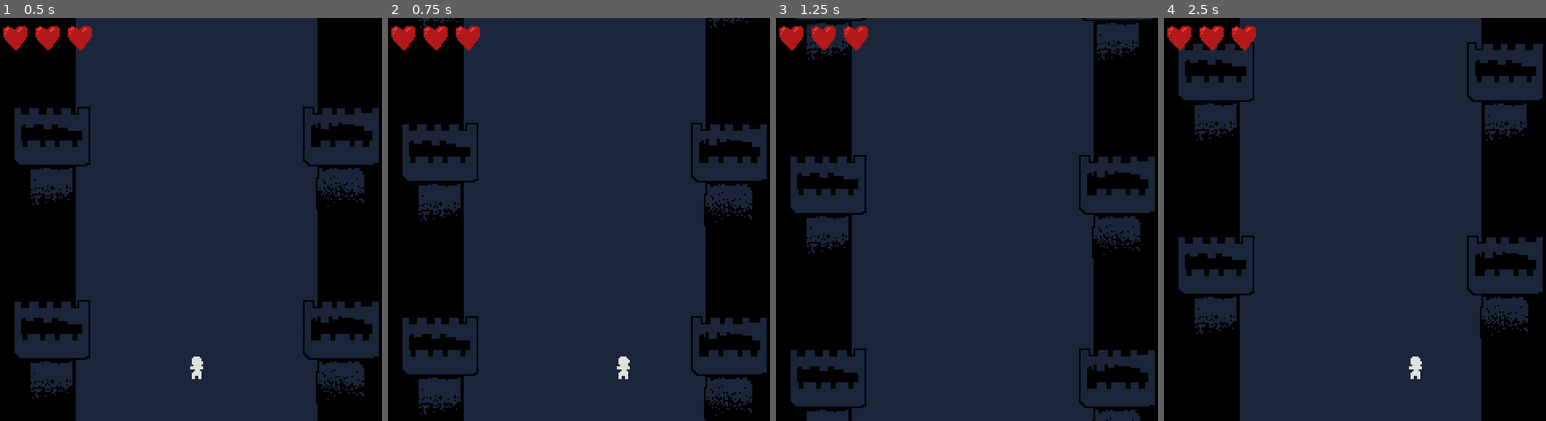
Above: before the commit, frames 1-4 (left to right).
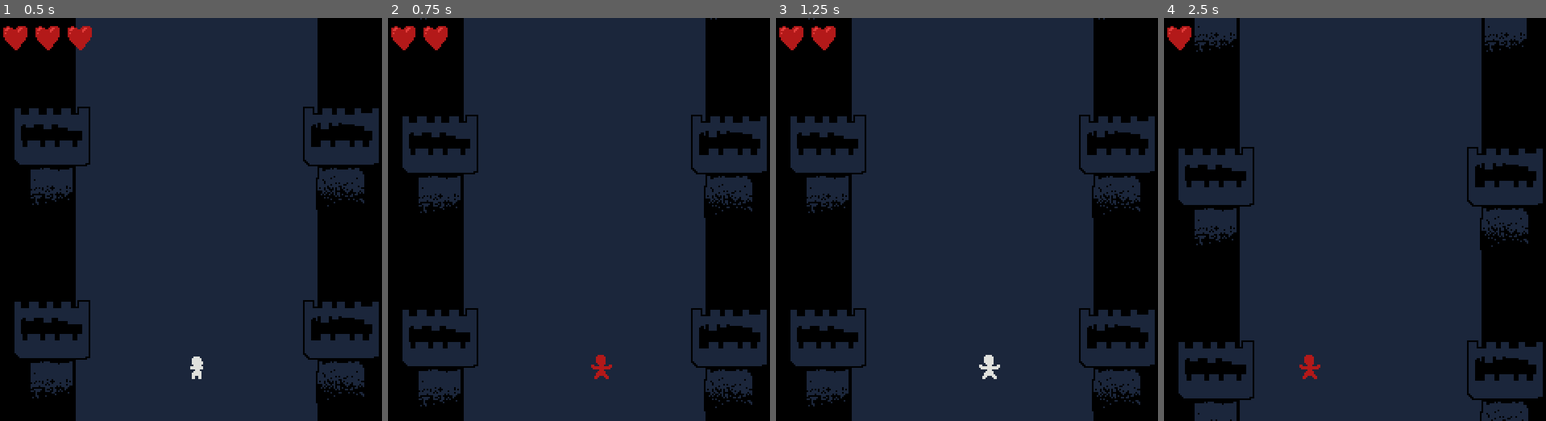
Above: after the commit, the same moments.

Repository: martindzejky/bridge-dungeon
Game: Godot game, scene res://main.tscn
Two runs of this game, one before a commit and one after it. Both use one fixed random seed, a clock stepped at 60 frames per second and the inputs below.
Inputs:
- Up to frame 1 (0.5 s): no input
- Up to frame 2 (0.75 s): hold D (right) from 0.53 s (still down); tap Space (HIT, bound only after the commit) at 0.6 s
- Up to frame 3 (1.25 s): keep holding D (right)
- Up to frame 4 (2.5 s): release D (right) at 1.28 s; hold A (left) 1.28-2.03 s; tap Space (HIT, bound only after the commit) at 1.35, 2.1 s; hold D (right) from 2.03 s (still down)

Frame 1 is identical in both runs. In frame 2, 7.5% of the frame differs, in the area x 3-100%, y 0-100%; in frame 3, 13%; in frame 4, 21%.

Commit message:
player taking hits

Diff:
--- a/autoload/state.gd
+++ b/autoload/state.gd
@@ -4,4 +4,25 @@
 var playerSpeed := 40
 
 var playerHealth := 3
-signal onPlayerHealthUpdate
+signal onPlayerHit
+signal onPlayerHealed
+signal onPlayerDead
+
+func updatePlayerHealth(health: int):
+    var previous := GlobalState.playerHealth
+    playerHealth = max(health, 0)
+
+
+    if playerHealth > previous:
+        onPlayerHealed.emit()
+    elif playerHealth < previous:
+        onPlayerHit.emit()
+
+    if playerHealth == 0:
+        onPlayerDead.emit()
+
+func addPlayerHealth():
+    updatePlayerHealth(playerHealth + 1)
+
+func takePlayerHealth():
+    updatePlayerHealth(playerHealth - 1)
--- a/objects/player.gd
+++ b/objects/player.gd
@@ -4,7 +4,38 @@
 @export var speed: float = 120.0
 const bounds := 70
 
+@export var isBeingHit := false
+
+func _ready():
+    GlobalState.onPlayerHit.connect(onPlayerHit)
+
 func _process(delta):
-    var direction = Input.get_action_strength('right') - Input.get_action_strength('left')
-    position.x += direction * speed * delta
-    position.x = clamp(position.x, -bounds, bounds);
+    if not isBeingHit and GlobalState.playerHealth > 0:
+        var direction = Input.get_action_strength('right') - Input.get_action_strength('left')
+        position.x += direction * speed * delta
+        position.x = clamp(position.x, -bounds, bounds);
+
+        # TODO: TEST
+        if Input.is_action_just_pressed('HIT'):
+            GlobalState.takePlayerHealth()
+
+func onPlayerHit():
+    get_tree().paused = true
+    isBeingHit = true
+
+    var previousAnimation = $animator.current_animation
+    $animator.play('hit')
+
+    var waitTime := 1
+    if GlobalState.playerHealth == 0:
+        waitTime = 3
+
+    await get_tree().create_timer(waitTime).timeout
+
+    if GlobalState.playerHealth > 0:
+        get_tree().paused = false
+        isBeingHit = false
+
+        $animator.play(previousAnimation)
+    else:
+        $animator.play('dead')
--- a/objects/player.tscn
+++ b/objects/player.tscn
@@ -36,19 +36,57 @@
 "values": [0, 1, 2, 3]
 }
 
+[sub_resource type="Animation" id="Animation_ytv4n"]
+resource_name = "hit"
+length = 0.2
+loop_mode = 1
+step = 0.1
+tracks/0/type = "value"
+tracks/0/imported = false
+tracks/0/enabled = true
+tracks/0/path = NodePath("sprite:frame")
+tracks/0/interp = 1
+tracks/0/loop_wrap = true
+tracks/0/keys = {
+"times": PackedFloat32Array(0, 0.1),
+"transitions": PackedFloat32Array(1, 1),
+"update": 1,
+"values": [4, 5]
+}
+
+[sub_resource type="Animation" id="Animation_afh24"]
+resource_name = "dead"
+length = 5.00002
+step = 0.25
+tracks/0/type = "value"
+tracks/0/imported = false
+tracks/0/enabled = true
+tracks/0/path = NodePath("sprite:frame")
+tracks/0/interp = 1
+tracks/0/loop_wrap = true
+tracks/0/keys = {
+"times": PackedFloat32Array(0, 0.25, 0.5, 0.75, 1, 1.25, 1.5, 1.75, 2, 2.25),
+"transitions": PackedFloat32Array(1, 1, 1, 1, 1, 1, 1, 1, 1, 1),
+"update": 1,
+"values": [4, 5, 6, 7, 8, 9, 10, 11, 12, 13]
+}
+
 [sub_resource type="AnimationLibrary" id="AnimationLibrary_cwaed"]
 _data = {
 "RESET": SubResource("Animation_sl2vi"),
+"dead": SubResource("Animation_afh24"),
+"hit": SubResource("Animation_ytv4n"),
 "running": SubResource("Animation_2hsp0")
 }
 
 [node name="player" type="Node2D"]
+process_mode = 3
 script = ExtResource("1_cnca8")
 
 [node name="sprite" type="Sprite2D" parent="."]
 position = Vector2(0, -7)
 texture = ExtResource("1_k63ok")
-hframes = 6
+hframes = 14
 
 [node name="animator" type="AnimationPlayer" parent="."]
 libraries = {
--- a/project.godot
+++ b/project.godot
@@ -46,6 +46,11 @@
 , Object(InputEventJoypadMotion,"resource_local_to_scene":false,"resource_name":"","device":-1,"axis":0,"axis_value":1.0,"script":null)
 ]
 }
+HIT={
+"deadzone": 0.5,
+"events": [Object(InputEventKey,"resource_local_to_scene":false,"resource_name":"","device":-1,"window_id":0,"alt_pressed":false,"shift_pressed":false,"ctrl_pressed":false,"meta_pressed":false,"pressed":false,"keycode":0,"physical_keycode":32,"key_label":0,"unicode":32,"location":0,"echo":false,"script":null)
+]
+}
 
 [rendering]
 
--- /dev/null
+++ b/ui/heart.gd
@@ -0,0 +1,4 @@
+extends TextureRect
+
+func destroy():
+    queue_free()
--- /dev/null
+++ b/ui/heart.tscn
@@ -0,0 +1,12 @@
+[gd_scene load_steps=4 format=3 uid="uid://dmepn3ambbsh7"]
+
+[ext_resource type="Texture2D" uid="uid://b0mjrqlsme0p2" path="res://sprites/heart.png" id="1_gamp1"]
+[ext_resource type="Script" path="res://ui/heart.gd" id="2_cjcj4"]
+
+[sub_resource type="AtlasTexture" id="AtlasTexture_wx105"]
+atlas = ExtResource("1_gamp1")
+region = Rect2(8, 0, 16, 16)
+
+[node name="heart" type="TextureRect"]
+texture = SubResource("AtlasTexture_wx105")
+script = ExtResource("2_cjcj4")
--- a/ui/hearts.gd
+++ b/ui/hearts.gd
@@ -1 +1,28 @@
 extends Control
+
+@export var heartScene: PackedScene
+
+func _ready():
+    GlobalState.onPlayerHit.connect(updateHearts)
+    GlobalState.onPlayerHealed.connect(updateHearts)
+    updateHearts()
+
+func updateHearts():
+    assert(heartScene, 'Missing heart scene!')
+
+    if GlobalState.playerHealth == get_child_count():
+        return
+
+    var currentHearts = get_child_count()
+    var targetHearts = GlobalState.playerHealth
+
+    # add missing hearts
+    while currentHearts < targetHearts:
+        var heart = heartScene.instantiate()
+        add_child(heart)
+        currentHearts += 1
+
+    # remove extra hearts
+    while currentHearts > targetHearts:
+        get_child(currentHearts - 1).destroy()
+        currentHearts -= 1
--- a/ui/hearts.tscn
+++ b/ui/hearts.tscn
@@ -1,24 +1,18 @@
-[gd_scene load_steps=4 format=3 uid="uid://dxybh7ybfi4li"]
+[gd_scene load_steps=3 format=3 uid="uid://dxybh7ybfi4li"]
 
 [ext_resource type="Script" path="res://ui/hearts.gd" id="1_reroq"]
-[ext_resource type="Texture2D" uid="uid://b0mjrqlsme0p2" path="res://sprites/heart.png" id="2_0hbpw"]
-
-[sub_resource type="AtlasTexture" id="AtlasTexture_wx105"]
-atlas = ExtResource("2_0hbpw")
-region = Rect2(8, 0, 16, 16)
+[ext_resource type="PackedScene" uid="uid://dmepn3ambbsh7" path="res://ui/heart.tscn" id="2_da0be"]
 
 [node name="hearts" type="HBoxContainer"]
 theme_override_constants/separation = 4
 script = ExtResource("1_reroq")
+heartScene = ExtResource("2_da0be")
 
-[node name="heart" type="TextureRect" parent="."]
+[node name="heart" parent="." instance=ExtResource("2_da0be")]
 layout_mode = 2
-texture = SubResource("AtlasTexture_wx105")
 
-[node name="heart2" type="TextureRect" parent="."]
+[node name="heart2" parent="." instance=ExtResource("2_da0be")]
 layout_mode = 2
-texture = SubResource("AtlasTexture_wx105")
 
-[node name="heart3" type="TextureRect" parent="."]
+[node name="heart3" parent="." instance=ExtResource("2_da0be")]
 layout_mode = 2
-texture = SubResource("AtlasTexture_wx105")
Not shown: 1 places in objects/player.tscn that only renumber resources
Binary file changed: sprites/player.aseprite
Binary file changed: sprites/player.png
